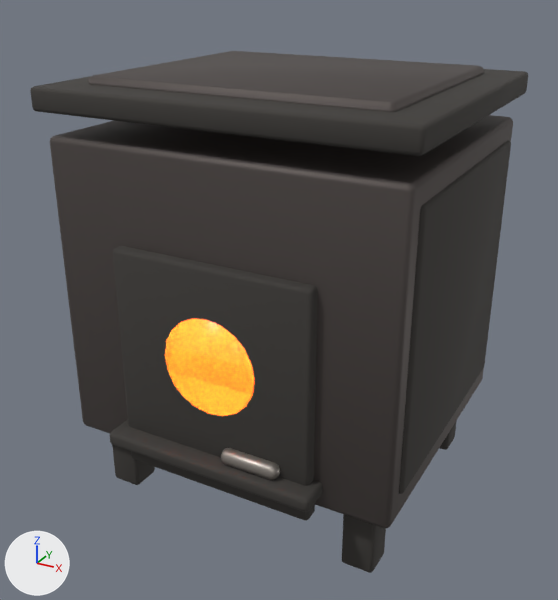
Renders of the glTF model gelistirmeler/2026-09-16-fly-world-prototype/assets/source/wood-stove/wood-stove.glb from each side of a commit.
Rendered twice from a 50 mm camera at (0.948, -1.808, 0.856) aimed at (-0.004, -0.077, -0.01). The axes (+X, +Y, +Z) are drawn at lower left. The lights are the same throughout. The first picture is the older version. Where no turn or scale is listed for an object, it has been applied to the vertices. Vertices at exactly the same position are counted once.

In view in the first picture: 'handle', 'merged_metal', 'merged_soot', 'mica'.
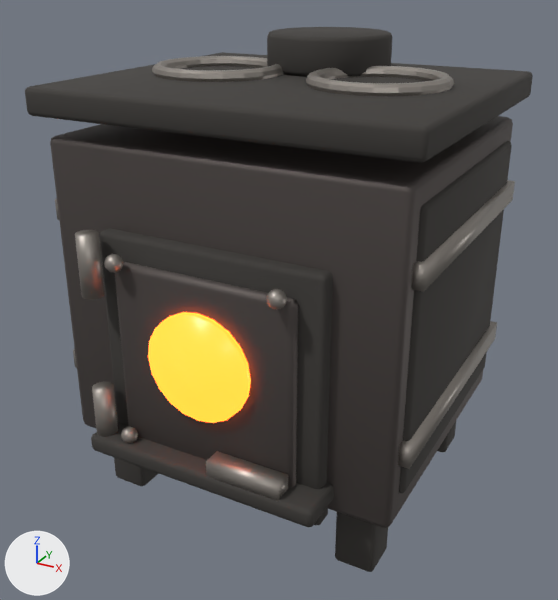
The change, as a diff of the scene's bpy script:
```diff
--- a/gelistirmeler/2026-09-16-fly-world-prototype/assets/source/wood-stove/wood-stove.glb.py
+++ b/gelistirmeler/2026-09-16-fly-world-prototype/assets/source/wood-stove/wood-stove.glb.py
@@ me_cube @@
-me_cube.from_pydata(...)  # 480 vertices, 924 faces; spans x -0.495..0.495, y -0.49..0.43, z -0.58..0.58
+me_cube.from_pydata(...)  # 600 vertices, 1160 faces; spans x -0.505..0.505, y -0.53..0.44, z -0.58..0.68
+# me_cube part 1: the loose piece of 56 vertices spanning x -0.42..-0.33, y -0.355..-0.265, z -0.58..-0.38 is scaled about its middle by (1.22, 1.22, 1.09), then moved by (0.01, 0.01, 0.01)
+# me_cube part 2: the loose piece of 56 vertices spanning x 0.33..0.42, y -0.355..-0.265, z -0.58..-0.38 is scaled about its middle by (1.22, 1.22, 1.09), then moved by (-0.01, 0.01, 0.01)
+# me_cube part 3: the loose piece of 56 vertices spanning x 0.33..0.42, y 0.265..0.355, z -0.58..-0.38 is scaled about its middle by (1.22, 1.22, 1.09), then moved by (-0.01, -0.01, 0.01)
+# me_cube part 4: the loose piece of 56 vertices spanning x -0.275..0.275, y -0.44..-0.39, z -0.41..0.21 is multiplied about its middle by the matrix ((1.125, 0.0, 0.0), (0.0, 1.188, 0.0), (0.0, 0.0, 1.061)), then moved by (0.0, 0.0, 0.02)
+# me_cube part 5: the loose piece of 56 vertices spanning x -0.3..0.3, y -0.49..-0.39, z -0.34..-0.3 is multiplied about its middle by the matrix ((1.097, 0.0, 0.0), (0.0, 1.418, 0.0), (0.0, 0.0, 1.25)), then moved by (0.0, -0.02, 0.0)
+# me_cube part 6: the loose piece of 56 vertices spanning x -0.495..0.495, y -0.43..0.43, z 0.52..0.58 is rebuilt with 56 vertices and now spans x -0.505..0.505, y -0.44..0.44, z 0.51..0.58
+# me_cube part 7: the loose piece of 44 vertices spanning x 0.466..0.486, y -0.36..0.36, z -0.305..0.405 is rebuilt with 44 vertices and now spans x 0.464..0.488, y -0.36..0.36, z -0.305..0.405
+# me_cube part 8: a new loose piece of 120 vertices spanning x -0.17..0.17, y 0.03..0.37, z 0.58..0.68, in mat_soot (dark grey #45423f)
+# other edits to the shape of me_cube do not show in these pictures
 me_cube.materials.append(mat_soot)
@@ me_cube_004 @@
-me_cube_004.from_pydata(...)  # 144 vertices, 276 faces; spans x -0.475..0.475, y -0.435..0.41, z -0.38..0.6
+me_cube_004.from_pydata(...)  # 104 vertices, 200 faces; spans x -0.475..0.475, y -0.473..0.41, z -0.38..0.46
+# me_cube_004 part 9: the loose piece of 56 vertices spanning x -0.475..0.475, y -0.41..0.41, z -0.38..0.46 is rebuilt with 56 vertices and now spans x -0.475..0.475, y -0.41..0.41, z -0.38..0.46
+# me_cube_004 part 10: the loose piece of 44 vertices spanning x -0.225..0.225, y -0.435..-0.405, z -0.36..0.16 is rebuilt with 48 vertices and now spans x -0.25..0.25, y -0.473..-0.438, z -0.35..0.19
+# me_cube_004 part 11: the loose piece of 44 vertices spanning x -0.4..0.4, y -0.335..0.335, z 0.57..0.6 is deleted
 me_cube_004.materials.append(mat_metal)
@@ me_cylinder @@
-me_cylinder.from_pydata(...)  # 40 vertices, 76 faces; spans x -0.13..0.13, y -0.01..0.01, z -0.13..0.13
+me_cylinder.from_pydata(...)  # 40 vertices, 76 faces; spans x -0.14..0.14, y -0.013..0.013, z -0.14..0.14
+# me_cylinder part 12: the whole mesh is scaled about its middle by (1.08, 1.25, 1.08)
 me_cylinder.materials.append(mat_fire)
@@ ob_mica @@
 ob_mica = bpy.data.objects.new('mica', me_cylinder)
-ob_mica.location = (0.0, -0.43, -0.05)
+ob_mica.location = (0.0, -0.48, -0.03)
@@ ob_handle @@
-ob_handle = bpy.data.objects.new('handle', me_cube_009)
@@ ob_merged_metal_light @@
+ob_merged_metal_light = bpy.data.objects.new('merged_metal_light', me_torus)  # 1104 vertices, 2164 faces; spans x -0.272..0.733, y -0.525..0.38, z -0.908..0.017; in mat_metal_light (grey #9e9790)
+ob_merged_metal_light.location = (-0.23, 0.0, 0.588)
```

Location of each change, [x1, y1, x2, y2] in pixels of the pictures (558 x 600 px; the box of a moved part takes in the faces that stretch with it):
'merged_metal', reshaped (14% shorter): before [50, 51, 513, 528]; after [50, 116, 513, 528]
'merged_soot', reshaped (8% taller): before [30, 69, 528, 573]; after [25, 27, 533, 572]
'merged_metal_light', added: after [55, 56, 515, 501]
'mica', moved, rescaled (16% wider, 14% taller): before [165, 319, 254, 416]; after [148, 312, 251, 423]
'handle', deleted: before [221, 448, 280, 480]
part 1 of me_cube, moved or reshaped: before [112, 445, 155, 485]; after [114, 457, 159, 486]
part 2 of me_cube, moved or reshaped: before [342, 515, 386, 573]; after [335, 512, 388, 572]
part 3 of me_cube, moved or reshaped (mostly hidden): before [440, 420, 457, 450]; after [437, 421, 456, 452]
part 4 of me_cube, moved or reshaped: before [113, 246, 318, 520]; after [99, 228, 333, 525]
part 5 of me_cube, moved or reshaped: before [110, 419, 323, 512]; after [91, 422, 334, 527]
part 6 of me_cube, rebuilt: before [30, 69, 528, 156]; after [25, 52, 533, 163]
part 7 of me_cube, rebuilt: before [399, 140, 511, 494]; after [399, 141, 512, 493]
part 8 of me_cube, added: after [267, 27, 392, 77]
part 9 of me_cube_004, rebuilt: before [50, 115, 513, 528]; after [50, 116, 513, 528]
part 10 of me_cube_004, rebuilt (not visible before): after [115, 261, 298, 487]
part 11 of me_cube_004, deleted: before [88, 51, 484, 112]
